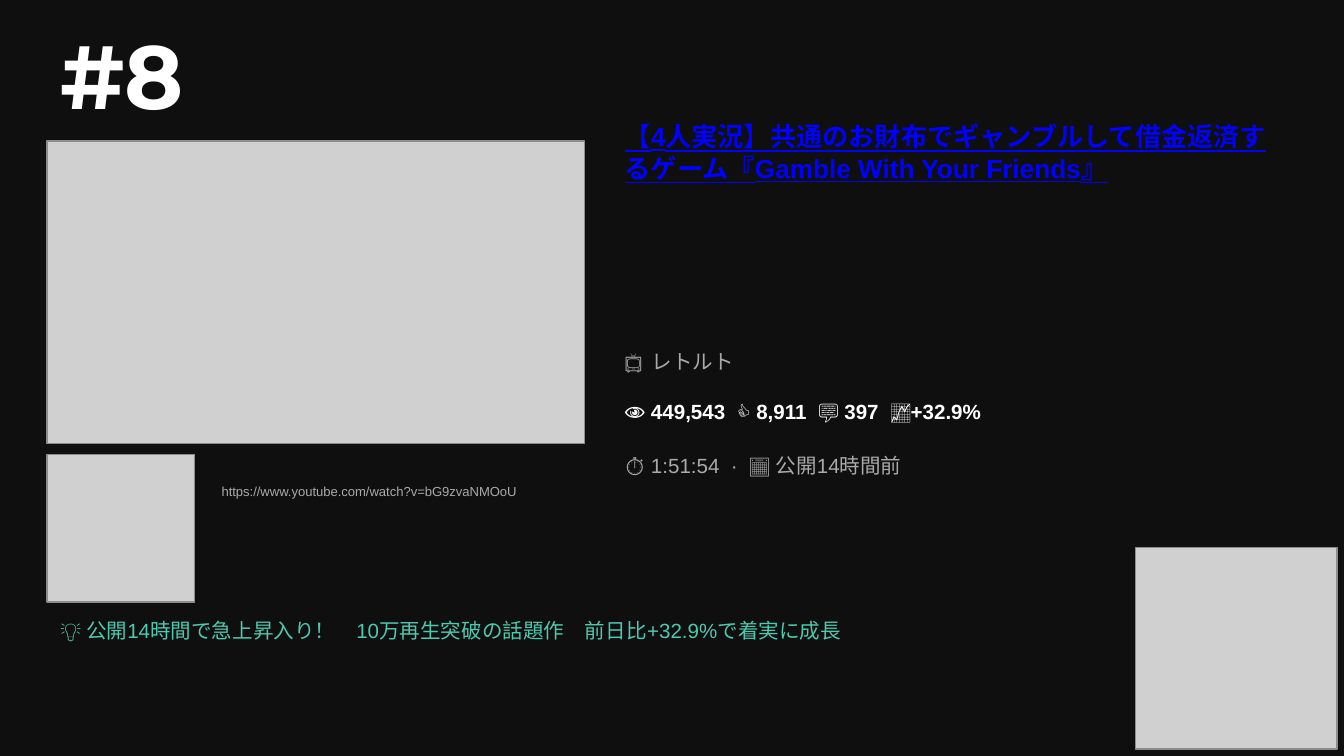
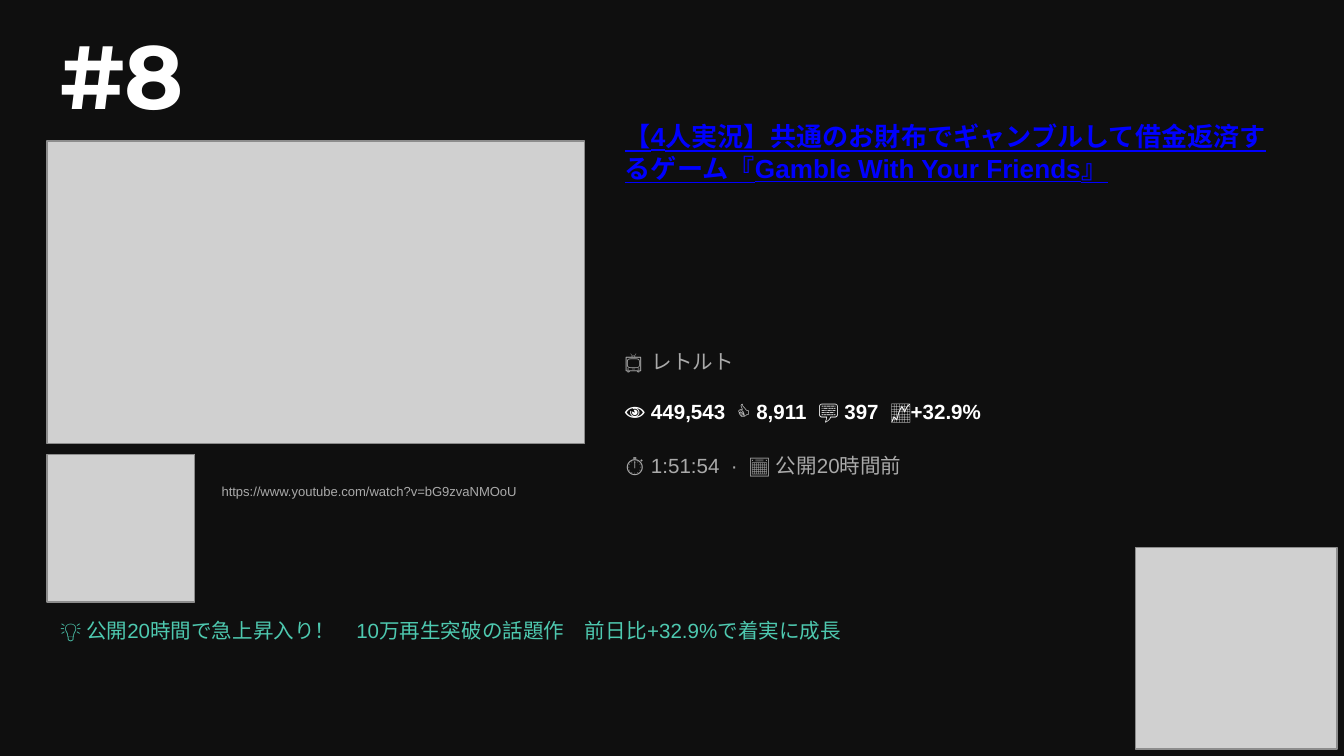
Before and after one commit to asaneasaburo0910-hub/youtube-crawler, a slide deck: slide 4 of youtube_ranking_20260602.pptx. Drawn at 1344x756 pixels with LibreOffice and Linux fonts; fonts in the diff are those of the drawing; grey boxes stand for pictures. Boxes give left, top, right and bottom in pixels: in the first picture for what was removed or moved away, otherwise in the second. Text is boxed around its words. In the diff, an @@ line names an element or a change of style, - is before the commit and + after.

```diff
--- a/youtube_ranking_20260602.pptx
+++ b/youtube_ranking_20260602.pptx
@@ text at <box>651,456,902,475</box>: text changed @@
-⏱ 1:51:54 · 📅 公開14時間前
+⏱ 1:51:54 · 📅 公開20時間前
@@ text at <box>86,621,841,640</box>: text changed @@
-💡 公開14時間で急上昇入り！ 10万再生突破の話題作 前日比+32.9%で着実に成長
+💡 公開20時間で急上昇入り！ 10万再生突破の話題作 前日比+32.9%で着実に成長
```
Also in this commit, not shown: 9 other slides changed, 3 other files.
